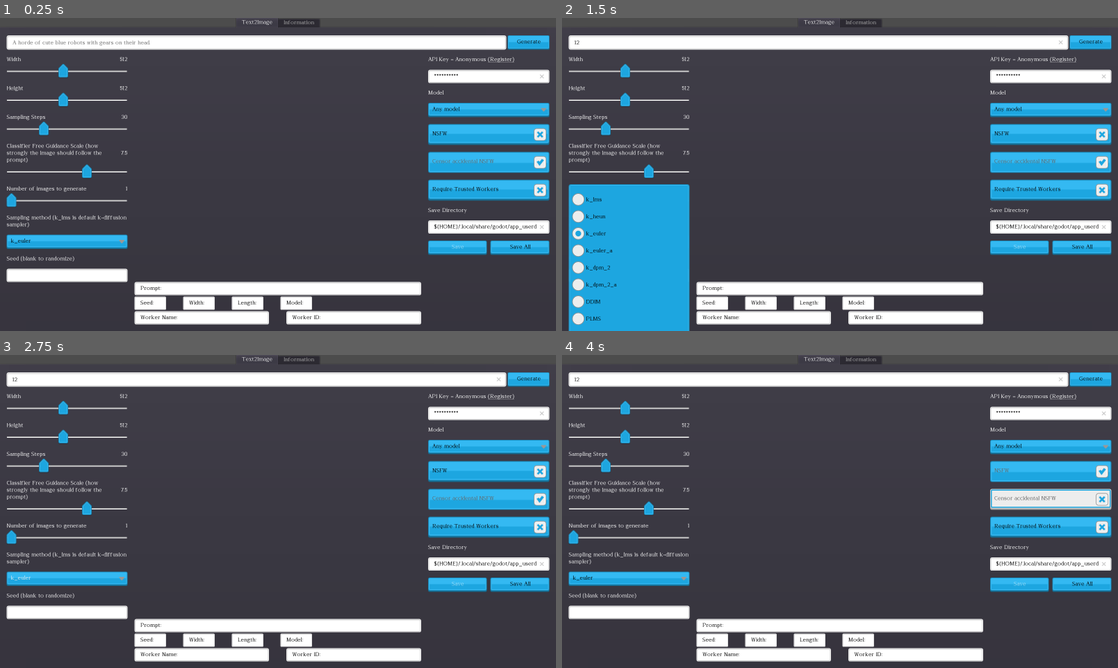
Above: before the commit, frames 1-4 (two rows, left to right).
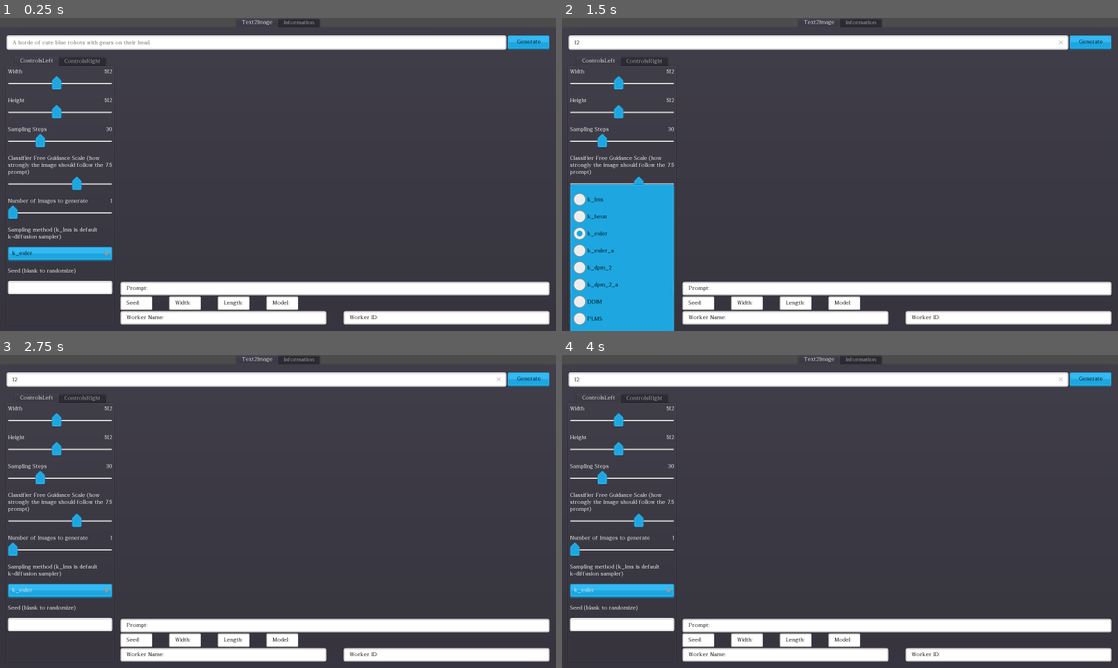
Above: after the commit, the same moments.

Repository: Haidra-Org/Lucid-Creations
Game: Godot game, scene res://StableHordeClient.tscn
The game is run twice, just before and just after one commit, with the same random seed, the same clock (stepped at 60 frames per second) and the same inputs.
Inputs (mouse positions are in pixels of both pictures, inside the frame that each line leads up to):
- Up to frame 1 (0.25 s): no input
- Up to frame 2 (1.5 s): click (817, 43) at 0.52 s; type "12" at 0.6 s; click "k_euler" at 1.25 s
- Up to frame 3 (2.75 s): click (489, 445) at 2 s, where only the run before the commit has a clickable "Any model"
- Up to frame 4 (4 s): click (1051, 470) at 2.75 s, where only the run before the commit has a clickable "NSFW"; click (1051, 498) at 3.5 s, where only the run before the commit has a clickable "Censor accidental NSFW"

The runs differ from the first frame. In frame 1, 19% of the frame differs, in the area x 1-99%, y 12-98%; in frame 2, 16%; in frame 3, 19%; in frame 4, 19%.

Commit message:
remake wip

Diff:
--- a/StableHordeClient.gd
+++ b/StableHordeClient.gd
@@ -71,6 +71,7 @@
 		stable_horde_client.set("sampler_name", globals.config.get_value("Parameters", "sampler_name"))
 		stable_horde_client.set("models", globals.config.get_value("Parameters", "models"))
 	for slider_config in [width,height,config_slider,steps_slider,amount]:
+		print_debug(slider_config)
 		slider_config.set_value(stable_horde_client.get(slider_config.config_setting))
 	nsfw.pressed = stable_horde_client.nsfw
 	censor_nsfw.pressed = stable_horde_client.censor_nsfw
--- a/StableHordeClient.tscn
+++ b/StableHordeClient.tscn
@@ -150,292 +150,302 @@
 size_flags_vertical = 3
 custom_constants/separation = 20
 
-[node name="ControlsLeft" type="VBoxContainer" parent="Text2Image/VBoxContainer/MainArea"]
-unique_name_in_owner = true
-margin_right = 311.0
+[node name="TabContainer" type="TabContainer" parent="Text2Image/VBoxContainer/MainArea"]
+margin_right = 308.0
 margin_bottom = 770.0
-size_flags_horizontal = 3
+
+[node name="ControlsLeft" type="VBoxContainer" parent="Text2Image/VBoxContainer/MainArea/TabContainer"]
+unique_name_in_owner = true
+anchor_right = 1.0
+anchor_bottom = 1.0
+margin_left = 4.0
+margin_top = 35.0
+margin_right = -338.0
+margin_bottom = -147.0
+rect_min_size = Vector2( 300, 0 )
 custom_constants/separation = 20
 
-[node name="Width" parent="Text2Image/VBoxContainer/MainArea/ControlsLeft" instance=ExtResource( 5 )]
-unique_name_in_owner = true
-margin_right = 311.0
+[node name="Width" parent="Text2Image/VBoxContainer/MainArea/TabContainer/ControlsLeft" instance=ExtResource( 5 )]
+unique_name_in_owner = true
+margin_right = 300.0
 margin_bottom = 63.0
 config_setting = "width"
 
-[node name="Height" parent="Text2Image/VBoxContainer/MainArea/ControlsLeft" instance=ExtResource( 5 )]
+[node name="Height" parent="Text2Image/VBoxContainer/MainArea/TabContainer/ControlsLeft" instance=ExtResource( 5 )]
 unique_name_in_owner = true
 margin_top = 83.0
-margin_right = 311.0
+margin_right = 300.0
 margin_bottom = 146.0
 config_setting = "height"
 
-[node name="StepsSlider" parent="Text2Image/VBoxContainer/MainArea/ControlsLeft" instance=ExtResource( 5 )]
+[node name="StepsSlider" parent="Text2Image/VBoxContainer/MainArea/TabContainer/ControlsLeft" instance=ExtResource( 5 )]
 unique_name_in_owner = true
 margin_top = 166.0
-margin_right = 311.0
+margin_right = 300.0
 margin_bottom = 229.0
 config_setting = "steps"
 
-[node name="ConfigSlider" parent="Text2Image/VBoxContainer/MainArea/ControlsLeft" instance=ExtResource( 5 )]
+[node name="ConfigSlider" parent="Text2Image/VBoxContainer/MainArea/TabContainer/ControlsLeft" instance=ExtResource( 5 )]
 unique_name_in_owner = true
 margin_top = 249.0
-margin_right = 311.0
+margin_right = 300.0
 margin_bottom = 352.0
 config_setting = "cfg_scale"
 
-[node name="Amount" parent="Text2Image/VBoxContainer/MainArea/ControlsLeft" instance=ExtResource( 5 )]
+[node name="Amount" parent="Text2Image/VBoxContainer/MainArea/TabContainer/ControlsLeft" instance=ExtResource( 5 )]
 unique_name_in_owner = true
 margin_top = 372.0
-margin_right = 311.0
+margin_right = 300.0
 margin_bottom = 435.0
 
-[node name="SamplerMethodLabel" type="Label" parent="Text2Image/VBoxContainer/MainArea/ControlsLeft"]
+[node name="SamplerMethodLabel" type="Label" parent="Text2Image/VBoxContainer/MainArea/TabContainer/ControlsLeft"]
 margin_top = 455.0
-margin_right = 311.0
+margin_right = 300.0
 margin_bottom = 492.0
 text = "Sampling method (k_lms is default k-diffusion sampler)"
 autowrap = true
 
-[node name="SamplerMethod" type="OptionButton" parent="Text2Image/VBoxContainer/MainArea/ControlsLeft"]
+[node name="SamplerMethod" type="OptionButton" parent="Text2Image/VBoxContainer/MainArea/TabContainer/ControlsLeft"]
 unique_name_in_owner = true
 margin_top = 512.0
-margin_right = 311.0
+margin_right = 300.0
 margin_bottom = 553.251
 text = "k_lms"
 items = [ "k_lms", null, false, 0, null, "k_heun", null, false, 1, null, "k_euler", null, false, 2, null, "k_euler_a", null, false, 3, null, "k_dpm_2", null, false, 4, null, "k_dpm_2_a", null, false, 5, null, "DDIM", null, false, 6, null, "PLMS", null, false, 7, null ]
 selected = 0
 
-[node name="SeedLabel" type="Label" parent="Text2Image/VBoxContainer/MainArea/ControlsLeft"]
+[node name="SeedLabel" type="Label" parent="Text2Image/VBoxContainer/MainArea/TabContainer/ControlsLeft"]
 margin_top = 573.0
-margin_right = 311.0
+margin_right = 300.0
 margin_bottom = 590.0
 text = "Seed (blank to randomize)"
 autowrap = true
 
-[node name="Seed" type="LineEdit" parent="Text2Image/VBoxContainer/MainArea/ControlsLeft"]
+[node name="Seed" type="LineEdit" parent="Text2Image/VBoxContainer/MainArea/TabContainer/ControlsLeft"]
 unique_name_in_owner = true
 margin_top = 610.0
-margin_right = 311.0
+margin_right = 300.0
 margin_bottom = 648.434
 
-[node name="Display" type="VBoxContainer" parent="Text2Image/VBoxContainer/MainArea"]
-unique_name_in_owner = true
-margin_left = 331.0
-margin_right = 1231.0
-margin_bottom = 770.0
-
-[node name="DisplayFocus" type="TextureRect" parent="Text2Image/VBoxContainer/MainArea/Display"]
+[node name="ControlsRight" type="VBoxContainer" parent="Text2Image/VBoxContainer/MainArea/TabContainer"]
 unique_name_in_owner = true
 visible = false
-margin_right = 1200.0
-margin_bottom = 151.0
-size_flags_vertical = 3
-expand = true
-stretch_mode = 4
-
-[node name="GridScroll" type="ScrollContainer" parent="Text2Image/VBoxContainer/MainArea/Display"]
-unique_name_in_owner = true
-margin_right = 900.0
-margin_bottom = 644.0
-rect_min_size = Vector2( 900, 600 )
-size_flags_vertical = 3
-
-[node name="Grid" type="GridContainer" parent="Text2Image/VBoxContainer/MainArea/Display/GridScroll"]
-unique_name_in_owner = true
-margin_right = 900.0
-margin_bottom = 644.0
-size_flags_horizontal = 3
-size_flags_vertical = 3
-columns = 9
-
-[node name="ImagePrompt" type="LineEdit" parent="Text2Image/VBoxContainer/MainArea/Display"]
-unique_name_in_owner = true
-margin_top = 648.0
-margin_right = 900.0
-margin_bottom = 686.434
-size_flags_horizontal = 3
-text = "Prompt:"
-editable = false
-
-[node name="ImageInfo" type="HBoxContainer" parent="Text2Image/VBoxContainer/MainArea/Display"]
-unique_name_in_owner = true
-margin_top = 690.0
-margin_right = 900.0
-margin_bottom = 728.0
-custom_constants/separation = 50
-
-[node name="ImageSeed" type="LineEdit" parent="Text2Image/VBoxContainer/MainArea/Display/ImageInfo"]
-unique_name_in_owner = true
-margin_right = 90.8655
-margin_bottom = 38.4343
-text = "Seed:"
-editable = false
-expand_to_text_length = true
-
-[node name="ImageWidth" type="LineEdit" parent="Text2Image/VBoxContainer/MainArea/Display/ImageInfo"]
-unique_name_in_owner = true
-margin_left = 140.0
-margin_right = 230.866
-margin_bottom = 38.4343
-text = "Width: "
-editable = false
-expand_to_text_length = true
-
-[node name="ImageLength" type="LineEdit" parent="Text2Image/VBoxContainer/MainArea/Display/ImageInfo"]
-unique_name_in_owner = true
-margin_left = 280.0
-margin_right = 370.866
-margin_bottom = 38.4343
-text = "Length:"
-editable = false
-expand_to_text_length = true
-
-[node name="Model" type="LineEdit" parent="Text2Image/VBoxContainer/MainArea/Display/ImageInfo"]
-unique_name_in_owner = true
-margin_left = 420.0
-margin_right = 510.866
-margin_bottom = 38.4343
-text = "Model:"
-editable = false
-expand_to_text_length = true
-
-[node name="WorkerInfo" type="HBoxContainer" parent="Text2Image/VBoxContainer/MainArea/Display"]
-unique_name_in_owner = true
-margin_top = 732.0
-margin_right = 900.0
-margin_bottom = 770.0
-custom_constants/separation = 50
-
-[node name="WorkerName" type="LineEdit" parent="Text2Image/VBoxContainer/MainArea/Display/WorkerInfo"]
-unique_name_in_owner = true
-margin_right = 425.0
-margin_bottom = 38.4343
-size_flags_horizontal = 3
-text = "Worker Name:"
-editable = false
-
-[node name="WorkerID" type="LineEdit" parent="Text2Image/VBoxContainer/MainArea/Display/WorkerInfo"]
-unique_name_in_owner = true
-margin_left = 475.0
-margin_right = 900.0
-margin_bottom = 38.4343
-size_flags_horizontal = 3
-text = "Worker ID:"
-editable = false
-
-[node name="ControlsRight" type="VBoxContainer" parent="Text2Image/VBoxContainer/MainArea"]
-unique_name_in_owner = true
-margin_left = 1251.0
-margin_right = 1562.0
-margin_bottom = 770.0
+margin_left = 1140.0
+margin_right = 1562.0
+margin_bottom = 787.0
 size_flags_horizontal = 3
 custom_constants/separation = 20
 
-[node name="APIKeyLabel" type="RichTextLabel" parent="Text2Image/VBoxContainer/MainArea/ControlsRight"]
-unique_name_in_owner = true
-margin_right = 311.0
+[node name="APIKeyLabel" type="RichTextLabel" parent="Text2Image/VBoxContainer/MainArea/TabContainer/ControlsRight"]
+unique_name_in_owner = true
+margin_right = 422.0
 margin_bottom = 18.0
 bbcode_enabled = true
 bbcode_text = "API Key [url=register](Register)[/url]"
 text = "API Key (Register)"
 fit_content_height = true
 
-[node name="APIKey" type="LineEdit" parent="Text2Image/VBoxContainer/MainArea/ControlsRight"]
+[node name="APIKey" type="LineEdit" parent="Text2Image/VBoxContainer/MainArea/TabContainer/ControlsRight"]
 unique_name_in_owner = true
 margin_top = 38.0
-margin_right = 311.0
+margin_right = 422.0
 margin_bottom = 76.4343
 secret = true
 clear_button_enabled = true
 
-[node name="ModelSelectLabel" type="Label" parent="Text2Image/VBoxContainer/MainArea/ControlsRight"]
+[node name="ModelSelectLabel" type="Label" parent="Text2Image/VBoxContainer/MainArea/TabContainer/ControlsRight"]
 margin_top = 96.0
-margin_right = 311.0
+margin_right = 422.0
 margin_bottom = 113.0
 text = "Model"
 autowrap = true
 
-[node name="ModelSelect" type="OptionButton" parent="Text2Image/VBoxContainer/MainArea/ControlsRight"]
+[node name="ModelSelect" type="OptionButton" parent="Text2Image/VBoxContainer/MainArea/TabContainer/ControlsRight"]
 unique_name_in_owner = true
 margin_top = 133.0
-margin_right = 311.0
+margin_right = 422.0
 margin_bottom = 174.251
 text = "Any model"
 items = [ "Any model", null, false, 0, null, "stable_diffusion", null, false, 1, null ]
 selected = 0
 script = ExtResource( 10 )
 
-[node name="StableHordeModels" type="HTTPRequest" parent="Text2Image/VBoxContainer/MainArea/ControlsRight/ModelSelect"]
+[node name="StableHordeModels" type="HTTPRequest" parent="Text2Image/VBoxContainer/MainArea/TabContainer/ControlsRight/ModelSelect"]
 unique_name_in_owner = true
 script = ExtResource( 9 )
 
-[node name="NSFW" type="CheckButton" parent="Text2Image/VBoxContainer/MainArea/ControlsRight"]
+[node name="NSFW" type="CheckButton" parent="Text2Image/VBoxContainer/MainArea/TabContainer/ControlsRight"]
 unique_name_in_owner = true
 margin_top = 194.0
-margin_right = 311.0
+margin_right = 422.0
 margin_bottom = 254.251
 text = "NSFW"
 
-[node name="CensorNSFW" type="CheckButton" parent="Text2Image/VBoxContainer/MainArea/ControlsRight"]
+[node name="CensorNSFW" type="CheckButton" parent="Text2Image/VBoxContainer/MainArea/TabContainer/ControlsRight"]
 unique_name_in_owner = true
 margin_top = 274.0
-margin_right = 311.0
+margin_right = 422.0
 margin_bottom = 334.251
 pressed = true
 text = "Censor accidental NSFW"
 
-[node name="TrustedWorkers" type="CheckButton" parent="Text2Image/VBoxContainer/MainArea/ControlsRight"]
+[node name="TrustedWorkers" type="CheckButton" parent="Text2Image/VBoxContainer/MainArea/TabContainer/ControlsRight"]
 unique_name_in_owner = true
 margin_top = 354.0
-margin_right = 311.0
+margin_right = 422.0
 margin_bottom = 414.251
 text = "Require Trusted Workers"
 
-[node name="SaveDirLabel" type="Label" parent="Text2Image/VBoxContainer/MainArea/ControlsRight"]
+[node name="SaveDirLabel" type="Label" parent="Text2Image/VBoxContainer/MainArea/TabContainer/ControlsRight"]
 unique_name_in_owner = true
 margin_top = 434.0
-margin_right = 311.0
+margin_right = 422.0
 margin_bottom = 451.0
 text = "Save Directory"
 autowrap = true
 
-[node name="SaveDir" type="LineEdit" parent="Text2Image/VBoxContainer/MainArea/ControlsRight"]
+[node name="SaveDir" type="LineEdit" parent="Text2Image/VBoxContainer/MainArea/TabContainer/ControlsRight"]
 unique_name_in_owner = true
 margin_top = 471.0
-margin_right = 311.0
+margin_right = 422.0
 margin_bottom = 509.434
 clear_button_enabled = true
 
-[node name="SaveButtons" type="HBoxContainer" parent="Text2Image/VBoxContainer/MainArea/ControlsRight"]
+[node name="SaveButtons" type="HBoxContainer" parent="Text2Image/VBoxContainer/MainArea/TabContainer/ControlsRight"]
 margin_top = 529.0
-margin_right = 311.0
+margin_right = 422.0
 margin_bottom = 570.0
 custom_constants/separation = 10
 
-[node name="Save" type="Button" parent="Text2Image/VBoxContainer/MainArea/ControlsRight/SaveButtons"]
-unique_name_in_owner = true
-margin_right = 150.0
+[node name="Save" type="Button" parent="Text2Image/VBoxContainer/MainArea/TabContainer/ControlsRight/SaveButtons"]
+unique_name_in_owner = true
+margin_right = 206.0
 margin_bottom = 41.251
 size_flags_horizontal = 3
 disabled = true
 text = "Save"
 
-[node name="SaveAll" type="Button" parent="Text2Image/VBoxContainer/MainArea/ControlsRight/SaveButtons"]
-unique_name_in_owner = true
-margin_left = 160.0
-margin_right = 311.0
+[node name="SaveAll" type="Button" parent="Text2Image/VBoxContainer/MainArea/TabContainer/ControlsRight/SaveButtons"]
+unique_name_in_owner = true
+margin_left = 216.0
+margin_right = 422.0
 margin_bottom = 41.251
 size_flags_horizontal = 3
 text = "Save All"
 
-[node name="StatusText" type="RichTextLabel" parent="Text2Image/VBoxContainer/MainArea/ControlsRight"]
+[node name="StatusText" type="RichTextLabel" parent="Text2Image/VBoxContainer/MainArea/TabContainer/ControlsRight"]
 unique_name_in_owner = true
 margin_top = 590.0
-margin_right = 311.0
+margin_right = 422.0
 margin_bottom = 608.0
 bbcode_enabled = true
 fit_content_height = true
+
+[node name="Display" type="VBoxContainer" parent="Text2Image/VBoxContainer/MainArea"]
+unique_name_in_owner = true
+margin_left = 328.0
+margin_right = 1562.0
+margin_bottom = 770.0
+size_flags_horizontal = 3
+
+[node name="DisplayFocus" type="TextureRect" parent="Text2Image/VBoxContainer/MainArea/Display"]
+unique_name_in_owner = true
+visible = false
+margin_right = 1234.0
+margin_bottom = 40.0
+size_flags_vertical = 3
+expand = true
+stretch_mode = 4
+
+[node name="GridScroll" type="ScrollContainer" parent="Text2Image/VBoxContainer/MainArea/Display"]
+unique_name_in_owner = true
+margin_right = 1234.0
+margin_bottom = 644.0
+rect_min_size = Vector2( 900, 600 )
+size_flags_vertical = 3
+
+[node name="Grid" type="GridContainer" parent="Text2Image/VBoxContainer/MainArea/Display/GridScroll"]
+unique_name_in_owner = true
+margin_right = 1234.0
+margin_bottom = 644.0
+size_flags_horizontal = 3
+size_flags_vertical = 3
+columns = 9
+
+[node name="ImagePrompt" type="LineEdit" parent="Text2Image/VBoxContainer/MainArea/Display"]
+unique_name_in_owner = true
+margin_top = 648.0
+margin_right = 1234.0
+margin_bottom = 686.434
+size_flags_horizontal = 3
+text = "Prompt:"
+editable = false
+
+[node name="ImageInfo" type="HBoxContainer" parent="Text2Image/VBoxContainer/MainArea/Display"]
+unique_name_in_owner = true
+margin_top = 690.0
+margin_right = 1234.0
+margin_bottom = 728.0
+custom_constants/separation = 50
+
+[node name="ImageSeed" type="LineEdit" parent="Text2Image/VBoxContainer/MainArea/Display/ImageInfo"]
+unique_name_in_owner = true
+margin_right = 90.8655
+margin_bottom = 38.4343
+text = "Seed:"
+editable = false
+expand_to_text_length = true
+
+[node name="ImageWidth" type="LineEdit" parent="Text2Image/VBoxContainer/MainArea/Display/ImageInfo"]
+unique_name_in_owner = true
+margin_left = 140.0
+margin_right = 230.866
+margin_bottom = 38.4343
+text = "Width: "
+editable = false
+expand_to_text_length = true
+
+[node name="ImageLength" type="LineEdit" parent="Text2Image/VBoxContainer/MainArea/Display/ImageInfo"]
+unique_name_in_owner = true
+margin_left = 280.0
+margin_right = 370.866
+margin_bottom = 38.4343
+text = "Length:"
+editable = false
+expand_to_text_length = true
+
+[node name="Model" type="LineEdit" parent="Text2Image/VBoxContainer/MainArea/Display/ImageInfo"]
+unique_name_in_owner = true
+margin_left = 420.0
+margin_right = 510.866
+margin_bottom = 38.4343
+text = "Model:"
+editable = false
+expand_to_text_length = true
+
+[node name="WorkerInfo" type="HBoxContainer" parent="Text2Image/VBoxContainer/MainArea/Display"]
+unique_name_in_owner = true
+margin_top = 732.0
+margin_right = 1234.0
+margin_bottom = 770.0
+custom_constants/separation = 50
+
+[node name="WorkerName" type="LineEdit" parent="Text2Image/VBoxContainer/MainArea/Display/WorkerInfo"]
+unique_name_in_owner = true
+margin_right = 592.0
+margin_bottom = 38.4343
+size_flags_horizontal = 3
+text = "Worker Name:"
+editable = false
+
+[node name="WorkerID" type="LineEdit" parent="Text2Image/VBoxContainer/MainArea/Display/WorkerInfo"]
+unique_name_in_owner = true
+margin_left = 642.0
+margin_right = 1234.0
+margin_bottom = 38.4343
+size_flags_horizontal = 3
+text = "Worker ID:"
+editable = false
 
 [node name="Information" type="MarginContainer" parent="."]
 visible = false
@@ -521,8 +531,8 @@
 fit_content_height = true
 script = ExtResource( 6 )
 
-[connection signal="meta_clicked" from="Text2Image/VBoxContainer/MainArea/ControlsRight/APIKeyLabel" to="." method="_on_APIKeyLabel_meta_clicked"]
-[connection signal="text_changed" from="Text2Image/VBoxContainer/MainArea/ControlsRight/APIKey" to="." method="_on_APIKey_text_changed"]
-[connection signal="meta_clicked" from="Text2Image/VBoxContainer/MainArea/ControlsRight/StatusText" to="." method="_on_StatusText_meta_clicked"]
+[connection signal="meta_clicked" from="Text2Image/VBoxContainer/MainArea/TabContainer/ControlsRight/APIKeyLabel" to="." method="_on_APIKeyLabel_meta_clicked"]
+[connection signal="text_changed" from="Text2Image/VBoxContainer/MainArea/TabContainer/ControlsRight/APIKey" to="." method="_on_APIKey_text_changed"]
+[connection signal="meta_clicked" from="Text2Image/VBoxContainer/MainArea/TabContainer/ControlsRight/StatusText" to="." method="_on_StatusText_meta_clicked"]
 [connection signal="meta_clicked" from="Information/VBoxContainer/HBC/VBC1/Infodump" to="Information/VBoxContainer/HBC/VBC1/Infodump" method="_on_Infodump_meta_clicked"]
 [connection signal="meta_clicked" from="Information/VBoxContainer/HBC/VBC2/Credits" to="Information/VBoxContainer/HBC/VBC2/Credits" method="_on_Credits_meta_clicked"]
